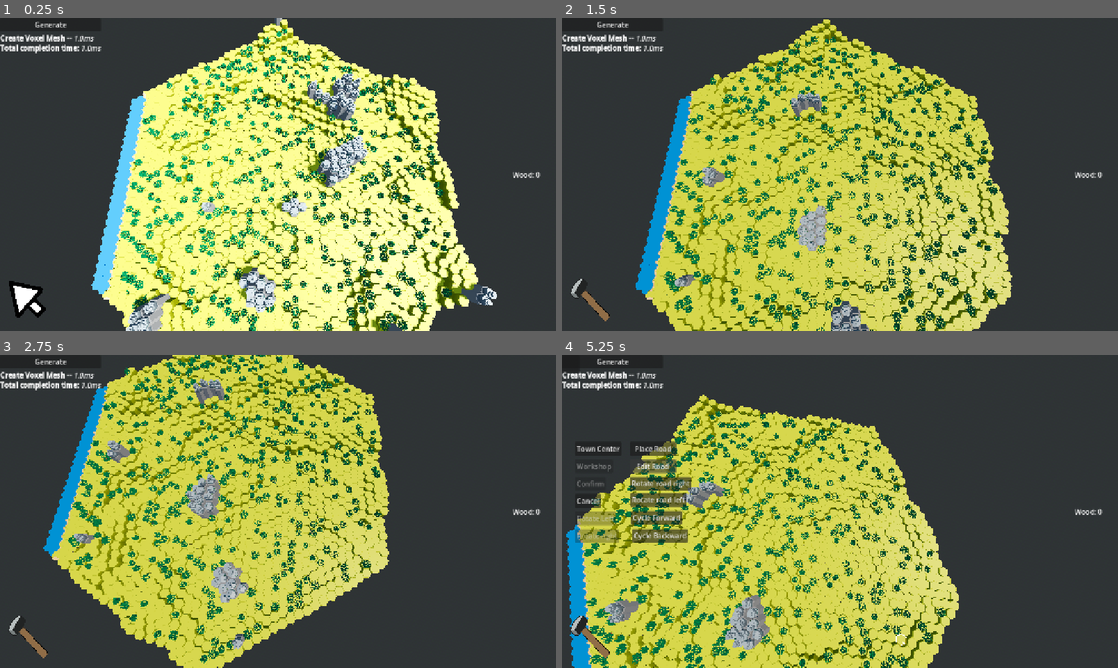
Above: before the commit, frames 1-4 (two rows, left to right).
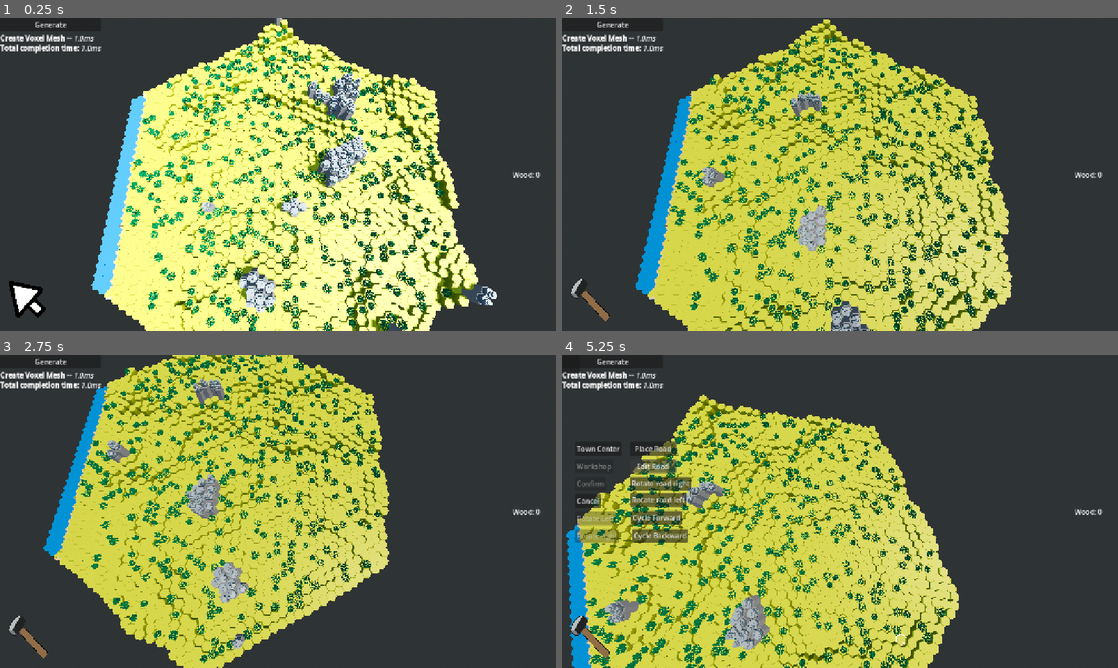
Above: after the commit, the same moments.

Repository: forzinkahd/HexaKingdomGameRepo
Game: Godot game, scene res://Scenes/GameScene.tscn
The game is run twice, just before and just after one commit, with the same random seed, the same clock (stepped at 60 frames per second) and the same inputs.
Inputs (mouse positions are in pixels of both pictures, inside the frame that each line leads up to):
- Up to frame 1 (0.25 s): no input
- Up to frame 2 (1.5 s): click "Generate" at 0.5 s; tap Enter at 1.25 s; move the mouse to (962, 158) at 1.27 s; hold D (MoveRight) from 1.28 s (still down); tap 2 (Build) at 1.35 s; click (962, 158) at 1.42 s
- Up to frame 3 (2.75 s): move the mouse to (166, 527) at 2.02 s; release D (MoveRight) at 2.03 s; hold S (MoveBackwards) from 2.03 s (still down); tap Q (RotateCameraLeft) at 2.1 s
- Up to frame 4 (5.25 s): move the mouse to (895, 442) at 2.77 s; release S (MoveBackwards) at 2.78 s; hold D (MoveRight) 2.78-3.53 s; hold E (RotateCameraRight) 2.78-3.53 s; move the mouse to (812, 574) at 3.52 s; hold W (MoveForward) 3.53-4.28 s; tap 1 (Select) at 3.6 s; click (812, 574) at 3.67 s; move the mouse to (1006, 558) at 4.27 s; hold A (MoveLeft) from 4.28 s (still down); tap 2 (Build) at 4.35 s; move the mouse to (673, 464) at 5.02 s; tap Q (RotateCameraLeft) at 5.1 s

The runs differ from the first frame. In frame 1, 1.9% of the frame differs, in the area x 18-52%, y 36-100%; in frame 2, 1.6%; in frame 3, 1.4%; in frame 4, 0.2%.

Commit message:
More Terrain Progress Ocean

Diff:
--- a/scripts/WorldGen/Voxel/voxel_generator.gd
+++ b/scripts/WorldGen/Voxel/voxel_generator.gd
@@ -384,7 +384,23 @@
 
 func _surface_cap_y(v: Voxel) -> float:
 	var half_step_h := settings.voxel_height * 0.5
-	return float(v.height_units) * half_step_h
+
+	# Default terrain cap height
+	var y := float(v.height_units) * half_step_h
+
+	# Any sea tile should sit on the sea plane
+	if v.is_sea:
+		y = float(settings.sea_level_units) * half_step_h
+
+	# Optional extra nudge down if the coast mesh pivot sits a bit high
+	#if v.is_sea and v.sea_is_coast_ring:
+		# y -= 0.05 * settings.voxel_height
+		# If it is still too high, try:
+		# y -= 0.10 * settings.voxel_height
+		# or, if your mesh is a full half-step too high:
+		# y -= half_step_h
+
+	return y
 
 
 """func _spawn_surface_tiles(chunk: Chunk) -> void:
--- a/scripts/WorldGen/generation_settings.gd
+++ b/scripts/WorldGen/generation_settings.gd
@@ -42,6 +42,7 @@
 @export_category("Half steps")
 @export var use_half_steps: bool = true
 
+###########################################
 # Ocean
 @export_category("Ocean")
 @export var sea_level_units: int = 0
@@ -56,6 +57,32 @@
 @export_range(2, 16, 1)
 var coastal_plain_width: int = 4
 
+enum OceanCorner {
+	EAST,
+	NORTH_EAST,
+	NORTH_WEST,
+	WEST,
+	SOUTH_WEST,
+	SOUTH_EAST
+}
+
+@export var use_corner_ocean: bool = true
+@export var ocean_corner: OceanCorner = OceanCorner.SOUTH_WEST
+
+# Tiles fully inside this radius become ocean
+@export_range(0, 64, 1) var ocean_corner_radius: int = 6
+
+# Additional fade distance from full ocean into low coastal plains
+@export_range(0, 64, 1) var ocean_transition_radius: int = 6
+
+# Maximum height allowed at the OUTER edge of the transition zone
+# Example: 2 means the transition ends as flat plains 2 half-steps above sea
+@export_range(0, 16, 1) var ocean_transition_max_height_units: int = 2
+
+# Optional small coastline wobble
+@export_range(0.0, 1.0, 0.01) var ocean_noise_strength: float = 0.15
+
+#########################################
 
 @export_category("Terrain Bands")
 @export_range(1, 6, 1)
@@ -70,6 +97,7 @@
 @export_range(0.0, 1.0, 0.01)
 var mountain_noise_threshold: float = 0.84
 
+###########################################
 
 @export_category("Lakes")
 @export_range(0, 20, 1)
--- a/scripts/WorldGen/grid_mapper.gd
+++ b/scripts/WorldGen/grid_mapper.gd
@@ -29,7 +29,8 @@
 	for v in voxels:
 		assign_height_units(v)
 
-	LakeSystem.apply_lakes(voxels, settings)
+	if settings.use_corner_ocean:
+		_apply_corner_ocean(voxels)
 
 	print("Created ", voxels.size(), " positions")
 	print("Noise Range: ", noise_range)
@@ -127,6 +128,65 @@
 		v.water = false
 		v.is_sea = false
 		v.water_kind = Voxel.WaterKind.NONE
+
+
+func _apply_corner_ocean(voxels: Array[Voxel]) -> void:
+	var corner_axial: Vector2i = _corner_anchor(settings.ocean_corner)
+	var core_r: int = settings.ocean_corner_radius
+	var fade_r: int = settings.ocean_transition_radius
+	var max_transition_h: int = settings.ocean_transition_max_height_units
+
+	for v in voxels:
+		var dist: int = _hex_distance(v.grid_position_xz, corner_axial)
+
+		# Optional coastline wobble from terrain noise
+		var wobble: float = v.noise * settings.ocean_noise_strength
+		var d: float = float(dist) + wobble
+
+		# Fully ocean
+		if d <= float(core_r):
+			v.height_units = settings.sea_level_units
+			continue
+
+		# Outside corner-ocean influence
+		if d >= float(core_r + fade_r):
+			continue
+
+		# In transition band: smoothly ramp from sea -> low plains
+		var t := inverse_lerp(float(core_r), float(core_r + fade_r), d)
+		t = smoothstep(0.0, 1.0, t)
+
+		var allowed_height := settings.sea_level_units + int(round(
+			lerp(0.0, float(max_transition_h), t)
+		))
+
+		v.height_units = min(v.height_units, allowed_height)
+
+
+func _corner_anchor(corner: int) -> Vector2i:
+	var r := settings.radius
+
+	match corner:
+		GenerationSettings.OceanCorner.EAST:
+			return Vector2i(r, 0)
+		GenerationSettings.OceanCorner.NORTH_EAST:
+			return Vector2i(r, -r)
+		GenerationSettings.OceanCorner.NORTH_WEST:
+			return Vector2i(0, -r)
+		GenerationSettings.OceanCorner.WEST:
+			return Vector2i(-r, 0)
+		GenerationSettings.OceanCorner.SOUTH_WEST:
+			return Vector2i(-r, r)
+		GenerationSettings.OceanCorner.SOUTH_EAST:
+			return Vector2i(0, r)
+		_:
+			return Vector2i(0, r)
+
+
+func _hex_distance(a: Vector2i, b: Vector2i) -> int:
+	var dq := a.x - b.x
+	var dr := a.y - b.y
+	return int((abs(dq) + abs(dr) + abs(dq + dr)) / 2)
 
 
 func _normalized_tile_noise(raw_noise: float) -> float:
